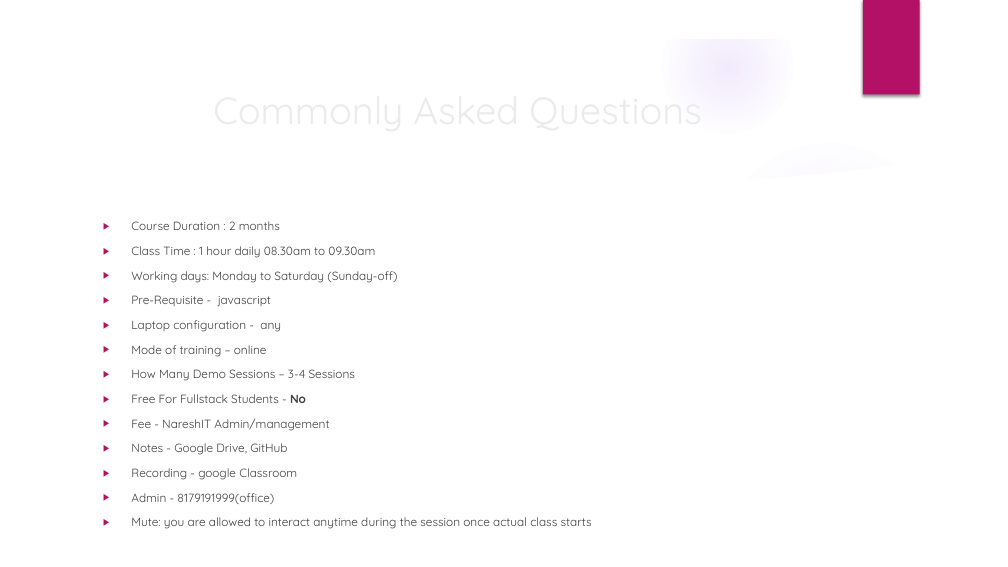
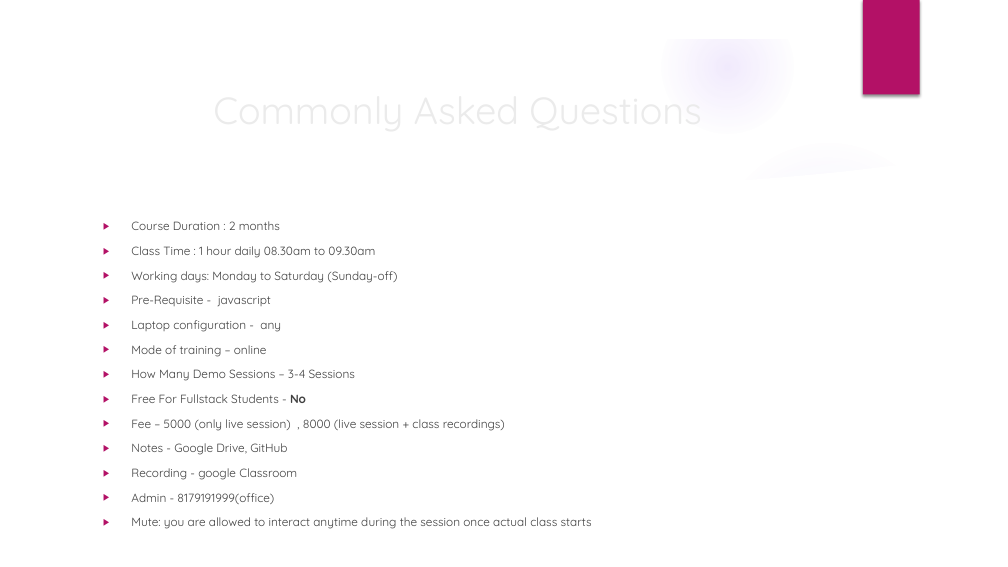
Before and after one commit to sanjaysamantra1/node_17_sept_2024, a slide deck: slide 10 of day_1_sept_17/NodeJS_Demo.pptx. Drawn at 1008x567 pixels with LibreOffice and Linux fonts; fonts in the diff are those of the drawing; background and template pictures are left out. Boxes give left, top, right and bottom in pixels: in the first picture for what was removed or moved away, otherwise in the second. Text is boxed around its words. In the diff, an @@ line names an element or a change of style, - is before the commit and + after.

```diff
--- a/day_1_sept_17/NodeJS_Demo.pptx
+++ b/day_1_sept_17/NodeJS_Demo.pptx
@@ text at [131, 419, 505, 431]: text changed @@
-▶ Fee - NareshIT Admin/management
+▶ Fee – 5000 (only live session) , 8000 (live session + class recordings)
```
Also in this commit, not shown: 1 other slide changed.
